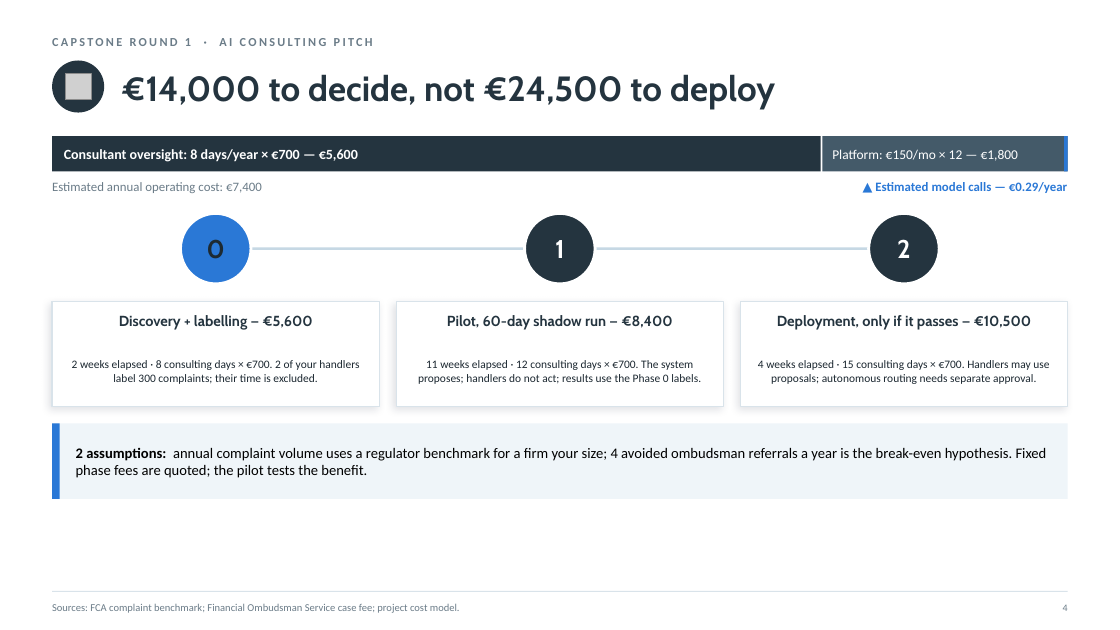
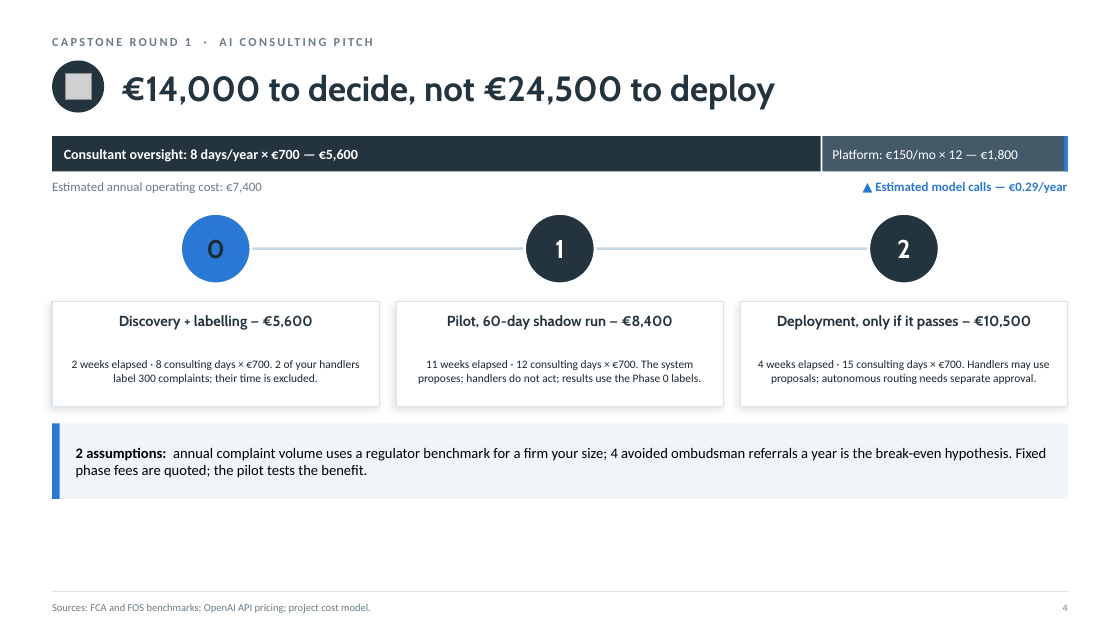
Before and after one commit to nyelugo/PROJECT-Capstone-AI-Consulting, a slide deck: slide 5 of presentation/round1_pitch.pptx. Drawn at 1120x630 pixels with LibreOffice and Linux fonts; fonts in the diff are those of the drawing; grey boxes stand for pictures. Boxes give left, top, right and bottom in pixels: in the first picture for what was removed or moved away, otherwise in the second. Text is boxed around its words. In the diff, an @@ line names an element or a change of style, - is before the commit and + after.

Commit message:
Harden Round 1 controls and pricing evidence

```diff
--- a/presentation/round1_pitch.pptx
+++ b/presentation/round1_pitch.pptx
@@ text at [52, 604, 371, 613]: text changed @@
-Sources: FCA complaint benchmark; Financial Ombudsman Service case fee; project cost model.
+Sources: FCA and FOS benchmarks; OpenAI API pricing; project cost model.
```
Also in this commit, not shown: 2 other slides changed, 7 other files.
